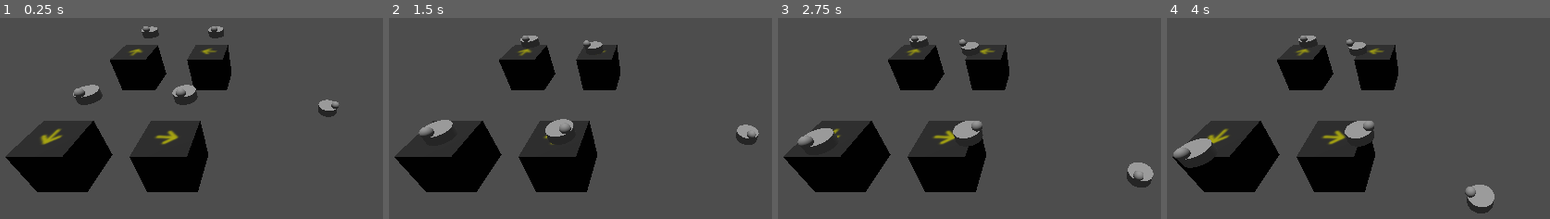
Above: before the commit, frames 1-4 (left to right).
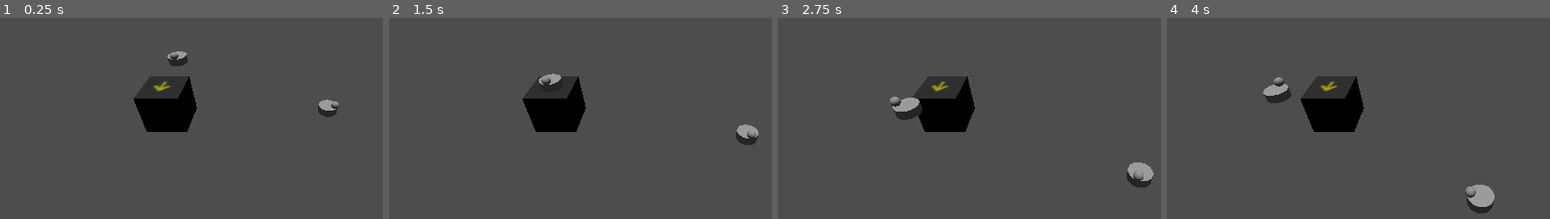
Above: after the commit, the same moments.

Repository: AndrewD55/DumpsterFrog_Acerola_Jam_0_Aberration
Game: Godot game, scene res://main.tscn
The game is run twice, just before and just after one commit, with the same random seed, the same clock (stepped at 60 frames per second) and the same inputs.
Inputs (mouse positions are in pixels of both pictures, inside the frame that each line leads up to):
- Up to frame 1 (0.25 s): no input
- Up to frame 2 (1.5 s): move the mouse to (outside the picture) at 0.52 s; click (outside the picture) at 0.67 s; move the mouse to (523, 136) at 1.27 s; click (523, 136) at 1.42 s
- Up to frame 3 (2.75 s): move the mouse to (1134, 26) at 2.02 s; click (1134, 26) at 2.17 s
- Up to frame 4 (4 s): move the mouse to (1412, 198) at 2.77 s; click (1412, 198) at 2.92 s; move the mouse to (outside the picture) at 3.52 s; click (outside the picture) at 3.67 s

The runs differ from the first frame. In frame 1, 22% of the frame differs, in the area x 1-61%, y 4-87%; in frame 2, 21%; in frame 3, 22%; in frame 4, 22%.

Commit message:
turntable exit paths are working;(with 0.5 offset on any exiting paths) next steps:
Lock Turntable rotation clicks while objects are still leaving the belt (or it will float on it's exit path)
Figure out how to stop belt objects when belt is in opposing direction
AND how to stop belt objects to prevent them stacking up. (this will be a bigger issue at seams between path segments)

Diff:
--- a/Acerola_Jam_0_Godot_Project/game_elements/belt_turntable.gd
+++ b/Acerola_Jam_0_Godot_Project/game_elements/belt_turntable.gd
@@ -9,8 +9,10 @@
 @onready var Left_EntrancePathNode = $MeshInstance3D/Entrance_Path/Left_Entrance_Path
 @onready var Right_EntrancePathNode = $MeshInstance3D/Entrance_Path/Right_Entrance_Path
 
+@onready var Forward_ExitPathNode = $MeshInstance3D/Exit_Path/Forward_Exit_Path
+@onready var Left_ExitPathNode = $MeshInstance3D/Exit_Path/Left_Exit_Path
+@onready var Right_ExitPathNode = $MeshInstance3D/Exit_Path/Right_Exit_Path
 
-@onready var ExitEntrancePathNode = $MeshInstance3D/Entrance_Path/Left_Entrance_Path
 
 
 enum global_direction {NORTH_ZPOS, EAST_XNEG, SOUTH_ZNEG, WEST_XPOS }
@@ -19,65 +21,108 @@
 @export var Turntable_Global_Direction:global_direction
 
 
-#offset position to unload objects onto Left_ExitPathNode
-@export var Left_ExitPathNode:Path3D=null
-@export var Left_Exit_local_orientation:local_orientation=local_orientation.FORWARD
-@export var Left_Exit_Position_Override:float=0.5
+#offset position to unload objects onto NORTH_ExitPathNode
+@export var NORTH_ExitPathNode:Path3D=null
+@export var NORTH_Exit_local_orientation:local_orientation=local_orientation.FORWARD
+#@export var NORTH_Exit_Position_Override:float=0.5
 
-#offset position to unload objects onto Forward_ExitPathNode
-@export var Forward_ExitPathNode:Path3D=null
-@export var Forward_Exit_local_orientation:local_orientation=local_orientation.FORWARD
-@export var Forward_Exit_Position_Override:float=0.5
+#offset position to unload objects onto EAST_ExitPathNode
+@export var EAST_ExitPathNode:Path3D=null
+@export var EAST_Exit_local_orientation:local_orientation=local_orientation.FORWARD
+#@export var EAST_Exit_Position_Override:float=0.5
 
-#offset position to unload objects onto Right_ExitPathNode
-@export var Right_ExitPathNode:Path3D=null
-@export var Right_Exit_local_orientation:local_orientation=local_orientation.FORWARD
-@export var Right_Exit_Position_Override:float=0.5
+#offset position to unload objects onto SOUTH_ExitPathNode
+@export var SOUTH_ExitPathNode:Path3D=null
+@export var SOUTH_Exit_local_orientation:local_orientation=local_orientation.FORWARD
+#@export var SOUTH_Exit_Position_Override:float=0.5
 
+#offset position to unload objects onto WEST_ExitPathNode
+@export var WEST_ExitPathNode:Path3D=null
+@export var WEST_Exit_local_orientation:local_orientation=local_orientation.FORWARD
+#@export var WEST_Exit_Position_Override:float=0.5
 
 
 var current_ExitPathNode:Path3D=null
-var current_Exit_local_orientation:local_orientation=local_orientation.FORWARD
-var current_Exit_Position_Override:float=0.0
+#var current_Exit_local_orientation:local_orientation=local_orientation.FORWARD
+#var current_Exit_Position_Override:float=0.0
 
 
-func rotate_belt(LRMouse:int):
+func set_exitpath(After_Exit_PathNode:Path3D,After_Exit_Direction:local_orientation):
+	match After_Exit_Direction:
+		local_orientation.LEFT:
+			current_ExitPathNode=Left_ExitPathNode
+		local_orientation.RIGHT:
+			current_ExitPathNode=Right_ExitPathNode
+		local_orientation.FORWARD:
+			current_ExitPathNode=Forward_ExitPathNode
+
+	Rear_EntrancePathNode.set_exit_path_node(current_ExitPathNode)
+	Left_EntrancePathNode.set_exit_path_node(current_ExitPathNode)
+	Right_EntrancePathNode.set_exit_path_node(current_ExitPathNode)
+
+	current_ExitPathNode.set_exit_path_node(After_Exit_PathNode)
+
+
+func rotate_belt(LRMouse:int)->void:
+	#rotate belt model and set Turntable_Global_Direction for proper input directions
 	match Turntable_Global_Direction:
 		global_direction.NORTH_ZPOS:#^
 			match LRMouse:
 				1:#rotate left
 					Turntable_Global_Direction = global_direction.WEST_XPOS
+					self.set_exitpath(WEST_ExitPathNode,WEST_Exit_local_orientation)
 					self.rotate_object_local(Vector3(0,1,0),PI/2)
 				2:#rotate right
 					Turntable_Global_Direction = global_direction.EAST_XNEG
+					self.set_exitpath(EAST_ExitPathNode,EAST_Exit_local_orientation)
 					self.rotate_object_local(Vector3(0,1,0),-PI/2)
 		global_direction.EAST_XNEG:#>
 			match LRMouse:
 				1:#rotate left
 					Turntable_Global_Direction = global_direction.NORTH_ZPOS
+					self.set_exitpath(NORTH_ExitPathNode,NORTH_Exit_local_orientation)
 					self.rotate_object_local(Vector3(0,1,0),PI/2)
 				2:#rotate right
 					Turntable_Global_Direction = global_direction.SOUTH_ZNEG
+					self.set_exitpath(SOUTH_ExitPathNode,SOUTH_Exit_local_orientation)
 					self.rotate_object_local(Vector3(0,1,0),-PI/2)
 		global_direction.SOUTH_ZNEG:#v
 			match LRMouse:
 				1:#rotate left
 					Turntable_Global_Direction = global_direction.EAST_XNEG
+					self.set_exitpath(EAST_ExitPathNode,EAST_Exit_local_orientation)
 					self.rotate_object_local(Vector3(0,1,0),PI/2)
 				2:#rotate right
 					Turntable_Global_Direction = global_direction.WEST_XPOS
+					self.set_exitpath(WEST_ExitPathNode,WEST_Exit_local_orientation)
 					self.rotate_object_local(Vector3(0,1,0),-PI/2)
 		global_direction.WEST_XPOS:#<
 			match LRMouse:
 				1:#rotate left
 					Turntable_Global_Direction = global_direction.SOUTH_ZNEG
+					self.set_exitpath(SOUTH_ExitPathNode,SOUTH_Exit_local_orientation)
 					self.rotate_object_local(Vector3(0,1,0),PI/2)
 				2:#rotate right
 					Turntable_Global_Direction = global_direction.NORTH_ZPOS
+					self.set_exitpath(NORTH_ExitPathNode,NORTH_Exit_local_orientation)
 					self.rotate_object_local(Vector3(0,1,0),-PI/2)
 
 func _ready():
-	pass
+	#set initial exit parameters
+	match Turntable_Global_Direction:
+		global_direction.NORTH_ZPOS:#^
+			self.set_exitpath(NORTH_ExitPathNode,NORTH_Exit_local_orientation)
+		global_direction.EAST_XNEG:#>
+			self.set_exitpath(EAST_ExitPathNode,EAST_Exit_local_orientation)
+		global_direction.SOUTH_ZNEG:#v
+			self.set_exitpath(SOUTH_ExitPathNode,SOUTH_Exit_local_orientation)
+		global_direction.WEST_XPOS:#<
+			self.set_exitpath(WEST_ExitPathNode,WEST_Exit_local_orientation)
+
+
+
+
+
 
 
 func _input(event):
--- a/Acerola_Jam_0_Godot_Project/game_elements/belt_turntable.tscn
+++ b/Acerola_Jam_0_Godot_Project/game_elements/belt_turntable.tscn
@@ -7,6 +7,9 @@
 [ext_resource type="Curve3D" uid="uid://dya28qelk13vt" path="res://game_elements/belt_turntable_entrance_rear_curve3d.tres" id="3_nd0uo"]
 [ext_resource type="Curve3D" uid="uid://daga0jiq0ilrj" path="res://game_elements/belt_turntable_entrance_right_curve3d.tres" id="4_cys10"]
 [ext_resource type="Curve3D" uid="uid://bmu1jt0mj3biu" path="res://game_elements/belt_turntable_entrance_left_curve3d.tres" id="5_oy1c7"]
+[ext_resource type="Curve3D" uid="uid://bhuu7lh3osdmv" path="res://game_elements/belt_turntable_exit_forward_curve3d.tres" id="6_h21qr"]
+[ext_resource type="Curve3D" uid="uid://bn4c7iv1vpek" path="res://game_elements/belt_turntable_exit_left_curve3d.tres" id="7_ss6wc"]
+[ext_resource type="Curve3D" uid="uid://dg6y5knyym7tu" path="res://game_elements/belt_turntable_exit_right_curve3d.tres" id="8_tlm8t"]
 
 [sub_resource type="BoxShape3D" id="BoxShape3D_it444"]
 
@@ -14,27 +17,6 @@
 
 [sub_resource type="StandardMaterial3D" id="StandardMaterial3D_nrd52"]
 albedo_color = Color(0.129412, 0.129412, 0.129412, 1)
-
-[sub_resource type="Curve3D" id="Curve3D_hlrdh"]
-_data = {
-"points": PackedVector3Array(0, 0, 0, 0, 0, 0, 0, 0, 0.5, 0, 0, 0, 0, 0, 0, 0, 0, 0),
-"tilts": PackedFloat32Array(0, 0)
-}
-point_count = 2
-
-[sub_resource type="Curve3D" id="Curve3D_aahi1"]
-_data = {
-"points": PackedVector3Array(0, 0, 0, 0, 0, -0.5, 0, 0, 0.5, 0.5, 0, 0, 0, 0, 0, -0.5, 0, 0),
-"tilts": PackedFloat32Array(0, 0)
-}
-point_count = 2
-
-[sub_resource type="Curve3D" id="Curve3D_v0t50"]
-_data = {
-"points": PackedVector3Array(0, 0, 0, 0, 0, -0.5, 0, 0, 0.5, -0.5, 0, 0, 0, 0, 0, 0.5, 0, 0),
-"tilts": PackedFloat32Array(0, 0)
-}
-point_count = 2
 
 [node name="Belt_Turntable" type="StaticBody3D"]
 script = ExtResource("1_utw1d")
@@ -63,14 +45,14 @@
 [node name="Exit_Path" type="Node3D" parent="MeshInstance3D"]
 transform = Transform3D(1, 0, 0, 0, 1, 0, 0, 0, 1, 0, 0.5, -1)
 
-[node name="Forward_Exit_Path" type="Path3D" parent="MeshInstance3D/Exit_Path"]
-curve = SubResource("Curve3D_hlrdh")
+[node name="Forward_Exit_Path" parent="MeshInstance3D/Exit_Path" instance=ExtResource("2_7w5hh")]
+curve = ExtResource("6_h21qr")
 
-[node name="Left_Exit_Path" type="Path3D" parent="MeshInstance3D/Exit_Path"]
-curve = SubResource("Curve3D_aahi1")
+[node name="Left_Exit_Path" parent="MeshInstance3D/Exit_Path" instance=ExtResource("2_7w5hh")]
+curve = ExtResource("7_ss6wc")
 
-[node name="Right_Exit_Path" type="Path3D" parent="MeshInstance3D/Exit_Path"]
-curve = SubResource("Curve3D_v0t50")
+[node name="Right_Exit_Path" parent="MeshInstance3D/Exit_Path" instance=ExtResource("2_7w5hh")]
+curve = ExtResource("8_tlm8t")
 
 [node name="Arrow" type="Sprite3D" parent="MeshInstance3D"]
 transform = Transform3D(1, 0, 0, 0, 1, 0, 0, 0, 1, 0, 0.511285, 0)
--- /dev/null
+++ b/Acerola_Jam_0_Godot_Project/game_elements/belt_turntable_exit_forward_curve3d.tres
@@ -0,0 +1,8 @@
+[gd_resource type="Curve3D" format=3 uid="uid://bhuu7lh3osdmv"]
+
+[resource]
+_data = {
+"points": PackedVector3Array(0, 0, 0, 0, 0, 0, 0, 0, 0.5, 0, 0, 0, 0, 0, 0, 0, 0, 0),
+"tilts": PackedFloat32Array(0, 0)
+}
+point_count = 2
--- /dev/null
+++ b/Acerola_Jam_0_Godot_Project/game_elements/belt_turntable_exit_left_curve3d.tres
@@ -0,0 +1,8 @@
+[gd_resource type="Curve3D" format=3 uid="uid://bn4c7iv1vpek"]
+
+[resource]
+_data = {
+"points": PackedVector3Array(0, 0, 0, 0, 0, -0.5, 0, 0, 0.5, 0.5, 0, 0, 0, 0, 0, -0.5, 0, 0),
+"tilts": PackedFloat32Array(0, 0)
+}
+point_count = 2
--- /dev/null
+++ b/Acerola_Jam_0_Godot_Project/game_elements/belt_turntable_exit_right_curve3d.tres
@@ -0,0 +1,8 @@
+[gd_resource type="Curve3D" format=3 uid="uid://dg6y5knyym7tu"]
+
+[resource]
+_data = {
+"points": PackedVector3Array(0, 0, 0, 0, 0, -0.5, 0, 0, 0.5, -0.5, 0, 0, 0, 0, 0, 0.5, 0, 0),
+"tilts": PackedFloat32Array(0, 0)
+}
+point_count = 2
--- a/Acerola_Jam_0_Godot_Project/game_elements/on_belt_object.gd
+++ b/Acerola_Jam_0_Godot_Project/game_elements/on_belt_object.gd
@@ -14,13 +14,8 @@
 	#make sure the object doesn't return to the start of the belt segment
 	self.loop = false
 
-
-
-
 func _physics_process(delta):
-
 	self.progress += initial_velocity*delta
-
 	#at end of path, reparent and get next planned parent
 	if self.progress_ratio == 1.0:
 		if next_path_node != null:
--- a/Acerola_Jam_0_Godot_Project/main.tscn
+++ b/Acerola_Jam_0_Godot_Project/main.tscn
@@ -28,6 +28,27 @@
 "tilts": PackedFloat32Array(0, 0)
 }
 point_count = 2
+
+[sub_resource type="Curve3D" id="Curve3D_q8s4r"]
+_data = {
+"points": PackedVector3Array(0, 0, 0, 0, 0, 0, -0.5, 0, 0, 0, 0, 0, 0, 0, 0, -1, 0, 0, 0, 0, 0, 0, 0, 0, -1, 0, 1.6, 0, 0, 0, 0, 0, 0, 0.5, 0, 1.6),
+"tilts": PackedFloat32Array(0, 0, 0, 0)
+}
+point_count = 4
+
+[sub_resource type="Curve3D" id="Curve3D_ul7ht"]
+_data = {
+"points": PackedVector3Array(0, 0, 0, 0, 0, 0, 0.5, 0, 0, 0, 0, 0, 0, 0, 0, 1, 0, 0, 0, 0, 0, 0, 0, 0, 1, 0, 1.6, 0, 0, 0, 0, 0, 0, -0.5, 0, 1.6),
+"tilts": PackedFloat32Array(0, 0, 0, 0)
+}
+point_count = 4
+
+[sub_resource type="Curve3D" id="Curve3D_xha6k"]
+_data = {
+"points": PackedVector3Array(0, 0, 0, 0, 0, 0, 0.5, 0, 0, 0, 0, 0, 0, 0, 0, 1, 0, 0, 0, 0, 0, 0, 0, 0, 1, 0, 2.6, 0, 0, 0, 0, 0, 0, 0, 0, 2.6),
+"tilts": PackedFloat32Array(0, 0, 0, 0)
+}
+point_count = 4
 
 [node name="Main" type="Node"]
 
@@ -61,59 +82,34 @@
 transform = Transform3D(1, 0, 0, 0, 0.052336, 0.99863, 0, -0.99863, 0.052336, 5.33666, 9.64089, 0)
 
 [node name="ExampleTurntable_SOUTH" type="Node3D" parent="."]
-transform = Transform3D(1, 0, 0, 0, 1, 0, 0, 0, 1, 4.30215, 0, -2.27109)
+transform = Transform3D(1, 0, 0, 0, 1, 0, 0, 0, 1, 2.82394, 0, -0.502164)
 
-[node name="Belt_Turntable_SOUTH" parent="ExampleTurntable_SOUTH" instance=ExtResource("3_8xeo6")]
+[node name="Belt_Turntable_SOUTH" parent="ExampleTurntable_SOUTH" node_paths=PackedStringArray("EAST_ExitPathNode", "SOUTH_ExitPathNode", "WEST_ExitPathNode") instance=ExtResource("3_8xeo6")]
 Turntable_Global_Direction = 2
+EAST_ExitPathNode = NodePath("../../LinkedPath3D_EAST_RETURN")
+SOUTH_ExitPathNode = NodePath("../../LinkedPath3D_SOUTH_RETURN")
+SOUTH_Exit_local_orientation = 1
+WEST_ExitPathNode = NodePath("../../LinkedPath3D_WEST_RETURN")
 
 [node name="LinkedPath3D" parent="ExampleTurntable_SOUTH" node_paths=PackedStringArray("ExitPathTurntable") instance=ExtResource("1_bny65")]
 transform = Transform3D(1, 0, 0, 0, 1, 0, 0, 0, 1, 7.82013e-05, 1, 1.53063)
 curve = SubResource("Curve3D_fuo21")
 ExitPathTurntable = NodePath("../Belt_Turntable_SOUTH")
 
-[node name="OnBeltObject_ExampleSouth" parent="ExampleTurntable_SOUTH/LinkedPath3D" instance=ExtResource("2_4tc6p")]
+[node name="OnBeltObject_ExampleSOUTH" parent="ExampleTurntable_SOUTH/LinkedPath3D" instance=ExtResource("2_4tc6p")]
 initial_velocity = 1.0
 
-[node name="ExampleTurntable_EAST" type="Node3D" parent="."]
-transform = Transform3D(1, 0, 0, 0, 1, 0, 0, 0, 1, 2.13357, 0, -2.27109)
+[node name="LinkedPath3D_EAST_RETURN" parent="." node_paths=PackedStringArray("ExitPathNode") instance=ExtResource("1_bny65")]
+transform = Transform3D(1, 0, 0, 0, 1, 0, 0, 0, 1, 2.28887, 1, -0.50247)
+curve = SubResource("Curve3D_q8s4r")
+ExitPathNode = NodePath("../ExampleTurntable_SOUTH/LinkedPath3D")
 
-[node name="Belt_Turntable_EAST" parent="ExampleTurntable_EAST" instance=ExtResource("3_8xeo6")]
-transform = Transform3D(-4.37114e-08, 0, 1, 0, 1, 0, -1, 0, -4.37114e-08, 0, 0, 0)
-Turntable_Global_Direction = 1
+[node name="LinkedPath3D_WEST_RETURN" parent="." node_paths=PackedStringArray("ExitPathNode") instance=ExtResource("1_bny65")]
+transform = Transform3D(1, 0, 0, 0, 1, 0, 0, 0, 1, 3.29392, 1, -0.50247)
+curve = SubResource("Curve3D_ul7ht")
+ExitPathNode = NodePath("../ExampleTurntable_SOUTH/LinkedPath3D")
 
-[node name="LinkedPath3D" parent="ExampleTurntable_EAST" node_paths=PackedStringArray("ExitPathTurntable") instance=ExtResource("1_bny65")]
-transform = Transform3D(1, 0, 0, 0, 1, 0, 0, 0, 1, 7.82013e-05, 1, 1.53063)
-curve = SubResource("Curve3D_fuo21")
-ExitPathTurntable = NodePath("../Belt_Turntable_EAST")
-
-[node name="OnBeltObject_ExampleEast" parent="ExampleTurntable_EAST/LinkedPath3D" instance=ExtResource("2_4tc6p")]
-initial_velocity = 1.0
-
-[node name="ExampleTurntable_WEST" type="Node3D" parent="."]
-transform = Transform3D(1, 0, 0, 0, 1, 0, 0, 0, 1, 2.13357, 0, 1.42091)
-
-[node name="Belt_Turntable_WEST" parent="ExampleTurntable_WEST" instance=ExtResource("3_8xeo6")]
-transform = Transform3D(-4.37114e-08, 0, -1, 0, 1, 0, 1, 0, -4.37114e-08, 0, 0, 0)
-Turntable_Global_Direction = 3
-
-[node name="LinkedPath3D" parent="ExampleTurntable_WEST" node_paths=PackedStringArray("ExitPathTurntable") instance=ExtResource("1_bny65")]
-transform = Transform3D(1, 0, 0, 0, 1, 0, 0, 0, 1, 7.82013e-05, 1, 1.53063)
-curve = SubResource("Curve3D_fuo21")
-ExitPathTurntable = NodePath("../Belt_Turntable_WEST")
-
-[node name="OnBeltObject_ExampleEast" parent="ExampleTurntable_WEST/LinkedPath3D" instance=ExtResource("2_4tc6p")]
-initial_velocity = 1.0
-
-[node name="ExampleTurntable_NORTH" type="Node3D" parent="."]
-transform = Transform3D(1, 0, 0, 0, 1, 0, 0, 0, 1, 4.30215, 0, 1.40578)
-
-[node name="Belt_Turntable_NORTH" parent="ExampleTurntable_NORTH" instance=ExtResource("3_8xeo6")]
-transform = Transform3D(-1, 0, -8.74228e-08, 0, 1, 0, 8.74228e-08, 0, -1, 0, 0, 0)
-
-[node name="LinkedPath3D" parent="ExampleTurntable_NORTH" node_paths=PackedStringArray("ExitPathTurntable") instance=ExtResource("1_bny65")]
-transform = Transform3D(1, 0, 0, 0, 1, 0, 0, 0, 1, 7.82013e-05, 1, 1.53063)
-curve = SubResource("Curve3D_fuo21")
-ExitPathTurntable = NodePath("../Belt_Turntable_NORTH")
-
-[node name="OnBeltObject_ExampleNorth" parent="ExampleTurntable_NORTH/LinkedPath3D" instance=ExtResource("2_4tc6p")]
-initial_velocity = 1.0
+[node name="LinkedPath3D_SOUTH_RETURN" parent="." node_paths=PackedStringArray("ExitPathNode") instance=ExtResource("1_bny65")]
+transform = Transform3D(1, 0, 0, 0, 1, 0, 0, 0, 1, 2.82866, 1, -1.50032)
+curve = SubResource("Curve3D_xha6k")
+ExitPathNode = NodePath("../ExampleTurntable_SOUTH/LinkedPath3D")
Not shown: 1 places in Acerola_Jam_0_Godot_Project/main.tscn that only renumber resources
